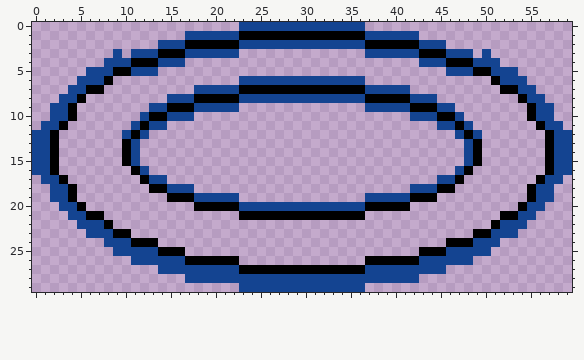
Pixel-art sprite -- game/assets/export-player-innertube.png. The picture above is the old version.
The file is 60x30 pixels.
The result:
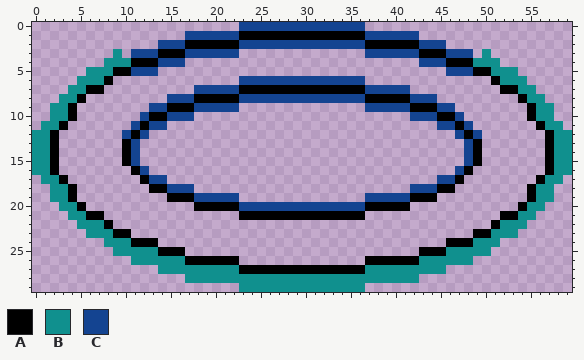
Palette (. is transparent): A #000000  B #10908e  C #144491
Changes in this commit:
Colour C gives way to colour B in row 3 at x 9 and 50; in row 4 at x 8 to 10 and 49 to 51; in row 5 at x 6 to 8 and 51 to 53; in row 6 at x 5 to 7 and 52 to 54; in row 7 at x 4 to 5 and 54 to 55; in row 8 at x 3 to 4 and 55 to 56.
Colour C gives way to colour B in rows 9 to 10 at x 2 to 3 and 56 to 57; in row 11 at x 1 to 2 and 57 to 58; in rows 12 to 16 at x 0 to 1 and 58 to 59; in row 17 at x 1 to 2 and 57 to 58; in rows 18 to 19 at x 2 to 3 and 56 to 57; in row 20 at x 3 to 4 and 55 to 56.
Colour C gives way to colour B in row 21 at x 4 to 5 and 54 to 55; in row 22 at x 5 to 7 and 52 to 54; in row 23 at x 6 to 8 and 51 to 53; in row 24 at x 8 to 10 and 49 to 51; in row 25 at x 9 to 13 and 46 to 50; in row 26 at x 11 to 16 and 43 to 48.
Colour C gives way to colour B in row 27 at x 14 to 22 and 37 to 45; in row 28 at x 17 to 42; in row 29 at x 23 to 36.
